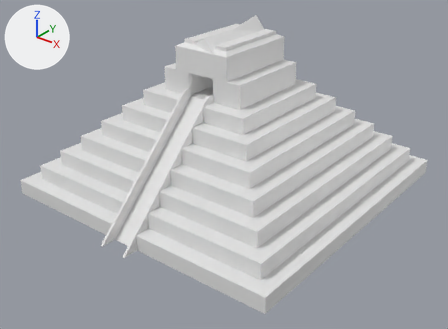
Before and after pictures for a commit that changed the Blender file 2_FirstModel/Mayan Pyramid.blend.
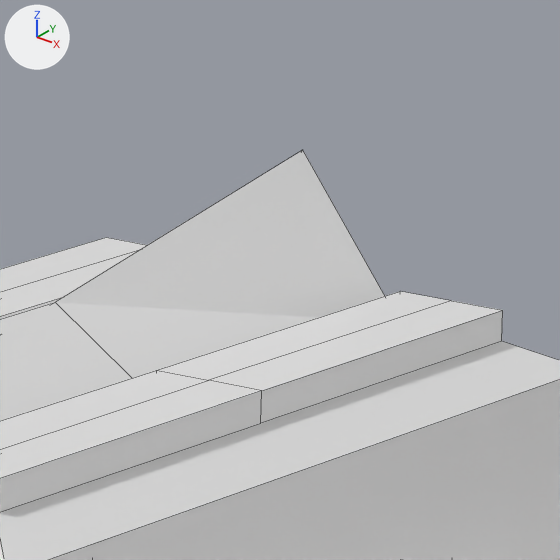
The first picture shows the older version from a 50 mm camera at (23.7, -30.4, 20.0) aimed at (0.9, -1.8, 2.4). The close-ups show both versions on the part from 50% to 63% of the width and 0% to 17% of the height of that picture; other places that the commit changed are outside them. The axes (+X, +Y, +Z) are drawn at upper left. The lights are the same throughout. The close-ups show mesh edges as thin lines.

In view in the first close-up: 'Pyramid Steps'.
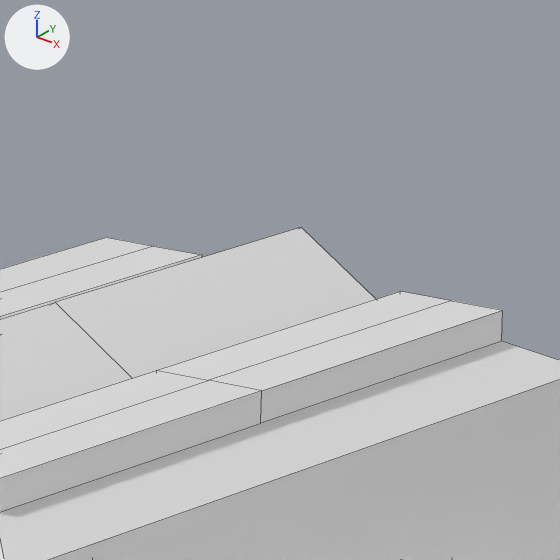
Location of each change, [x1, y1, x2, y2] in pixels of the close-ups (560 x 560 px):
'Pyramid Steps', reshaped
    before: [0, 150, 560, 560]
    after: [0, 227, 560, 560]
part 1 of me_cube, built on
    before: [52, 150, 385, 378]
    after: [55, 227, 375, 378]

What changed in the scene script:
```text
Change me_cube:
    where me_cube.from_pydata(...)  # 243 vertices, 247 faces; spans x -10.0..10.0, y -11.0..10.0, z 0.0..11.2
    used by ob_pyramid_steps; location = (0.0, 0.0, 0.0)
    verts and faces of me_cube; kept vertices keep their numbers, new ones are numbered from 243
    before: 94 (-1.0, 3.0, 10.0), 110 (1.0, 3.0, 10.0), 146 (0.8, 2.6, 10.2), 148 (-0.8, 2.6, 10.2), 156 (0.0, 2.6, 11.2) at pixel (302, 149)
    me_cube part 1
    add delete_faces([(94, 148, 156, 146, 110)])
    add verts[156] = (0.0, 2.6, 10.7)  # moved, pixel (301, 227)
    add faces += [(146, 148, 156), (94, 148, 146, 110)]
```
